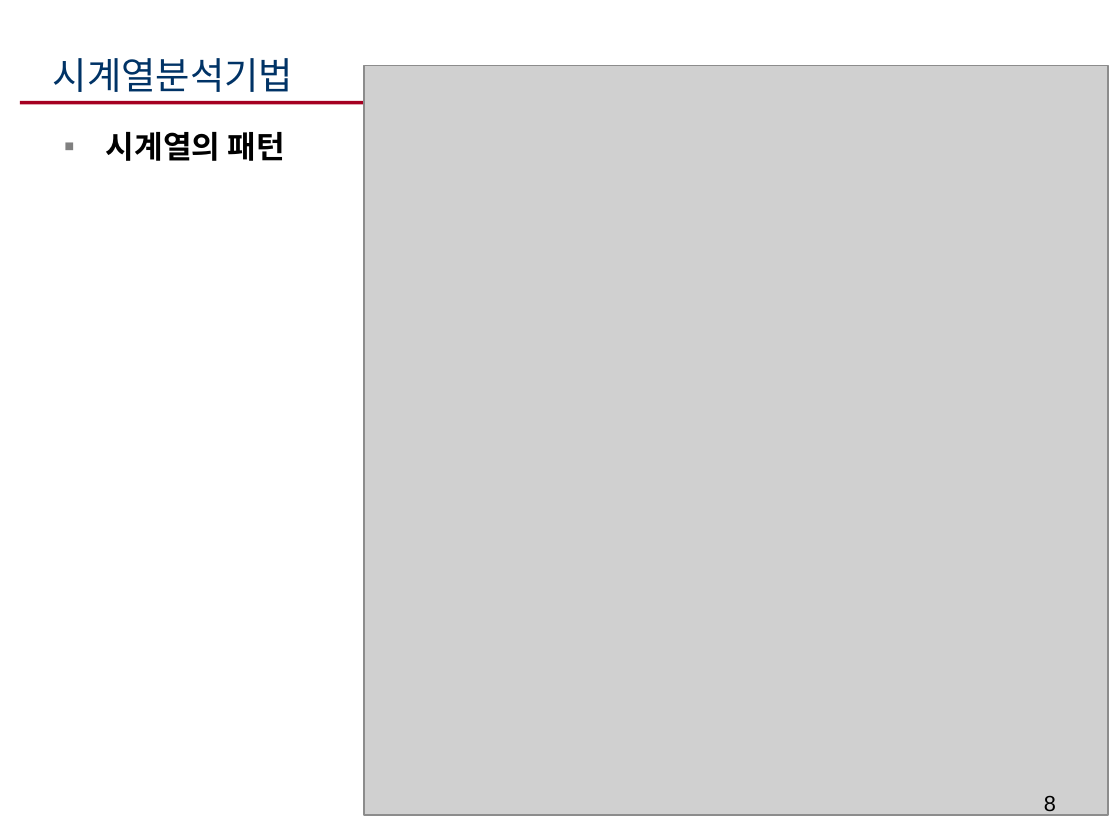
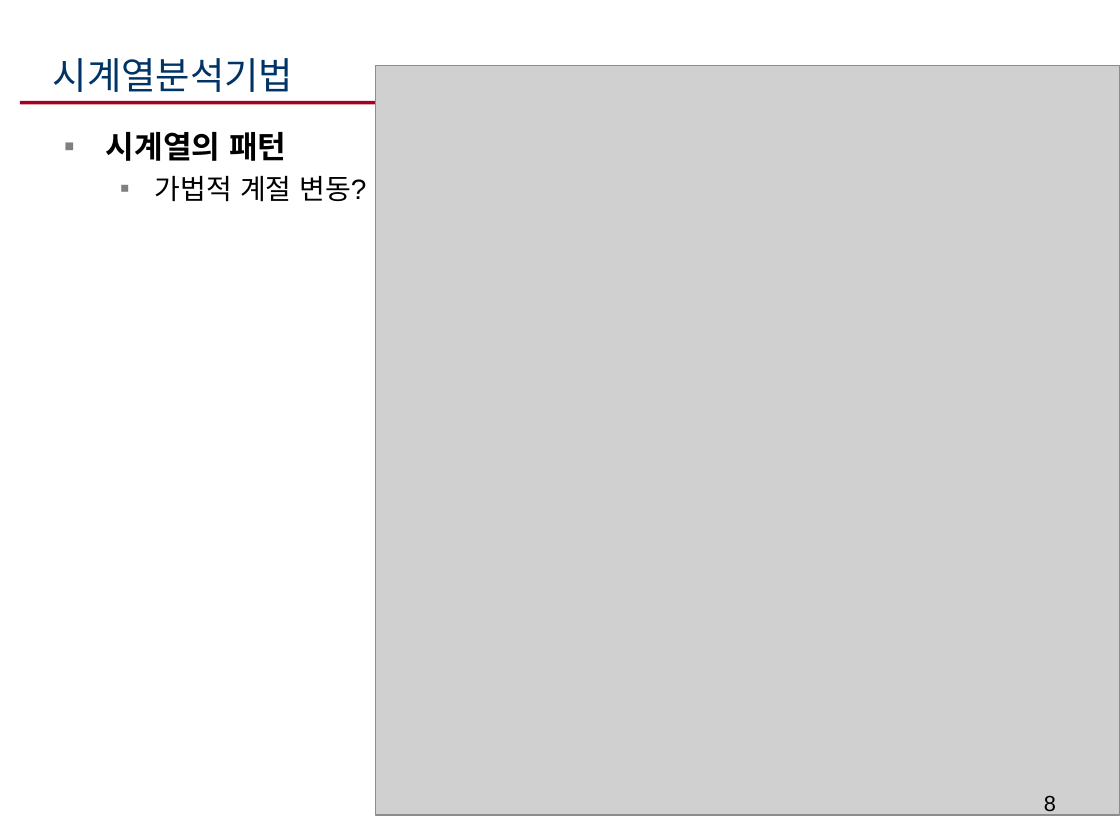
Before and after one commit to ikelab/courses, a slide deck: slide 8 of ppc2016/c07.ppt. Drawn at 1120x840 pixels with LibreOffice and Linux fonts; fonts in the diff are those of the drawing; grey boxes stand for pictures. Boxes give left, top, right and bottom in pixels: in the first picture for what was removed or moved away, otherwise in the second. Text is boxed around its words. In the diff, an @@ line names an element or a change of style, - is before the commit and + after.

Commit message:
Ch. 7 revision.

```diff
--- a/ppc2016/c07.ppt
+++ b/ppc2016/c07.ppt
@@ picture: place and size @@
-picture at (364, 65, 1108, 814)
+picture at (376, 65, 1120, 814)
@@ text at (155, 176, 366, 202): paragraph added @@
+  ▪ 가법적 계절 변동?
```
Also in this commit, not shown: 2 other slides changed.
